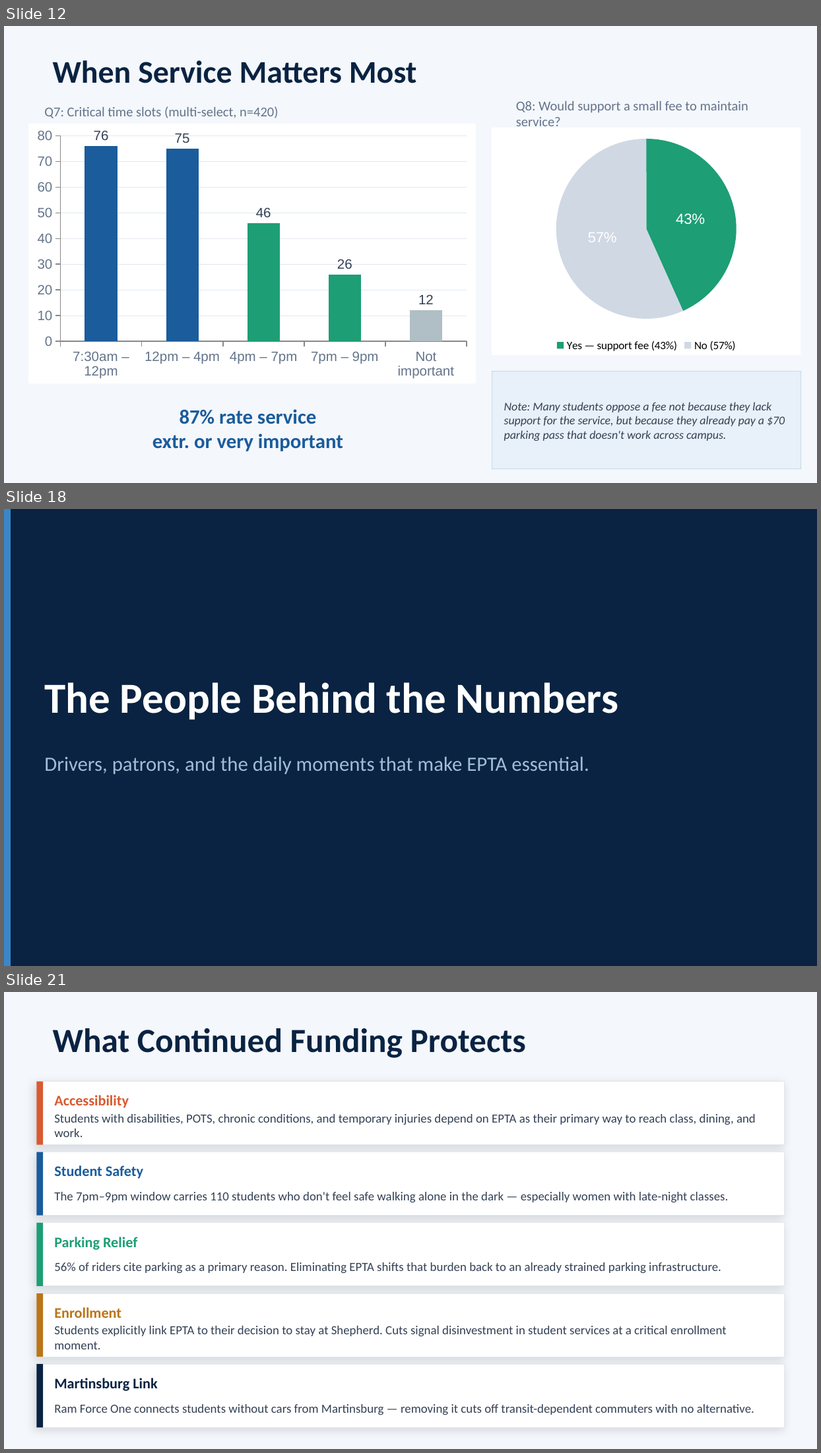
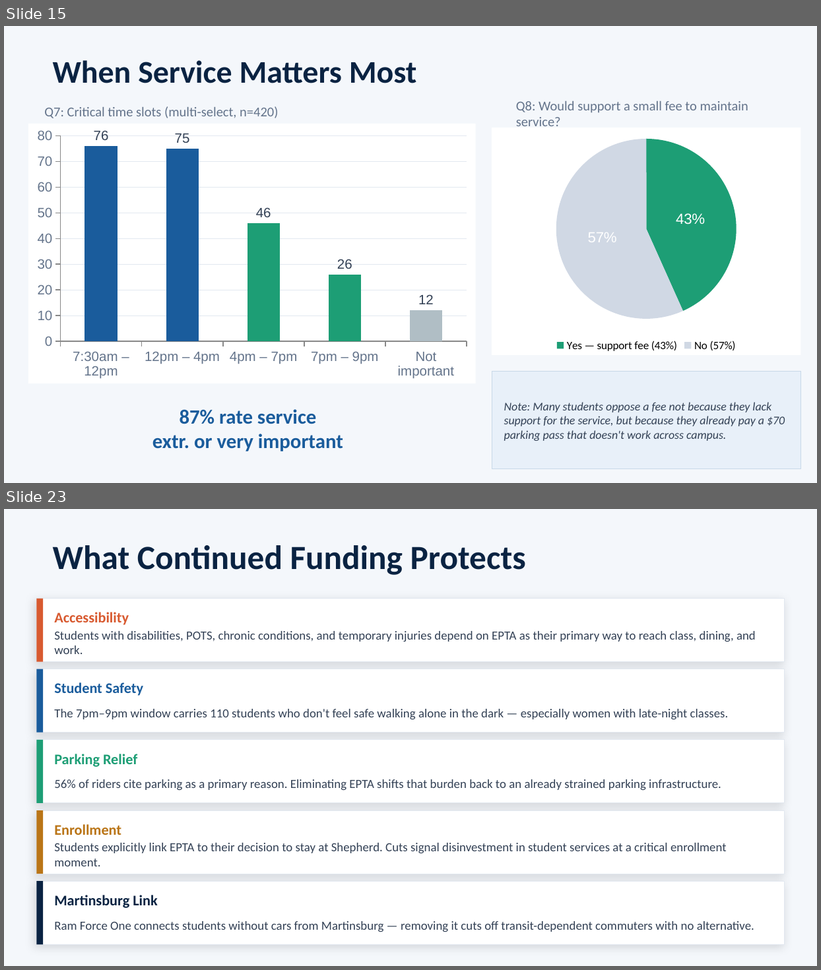
Before and after one commit to meekerwv-boop/Epta_Capstone, a slide deck: EPTA/EPTA_Funding_Case_2025.pptx. Shown one above the other, each under a label of ours: slides 12, 18 and 21 before the commit, slides 15 and 23 after it; the slides between them are not shown. The pictures are 821x1453 and 821x970 pixels, drawn with LibreOffice and Linux fonts; fonts in the diff are those of the drawing. Boxes give left, top, right and bottom in pixels: in the first picture for what was removed or moved away, otherwise in the second. Text is boxed around its words. In the diff, an @@ line names an element or a change of style, - is before the commit and + after.

```diff
--- a/EPTA/EPTA_Funding_Case_2025.pptx
+++ b/EPTA/EPTA_Funding_Case_2025.pptx
@@ slide 18 removed at (x1=4, y1=509, x2=817, y2=966), background #0A2342 @@
@@ rectangle removed at (x1=4, y1=509, x2=11, y2=966) @@
@@ text removed at (x1=44, y1=683, x2=618, y2=720) @@
-The People Behind the Numbers
@@ text removed at (x1=44, y1=757, x2=589, y2=774) @@
-Drivers, patrons, and the daily moments that make EPTA essential.
@@ what was slide 12 is now slide 15 @@
@@ what was slide 21 is now slide 23 @@
```
Also in this commit, not shown: 13 slides changed, 4 slides added, 1 other slide removed, 6 other files.
